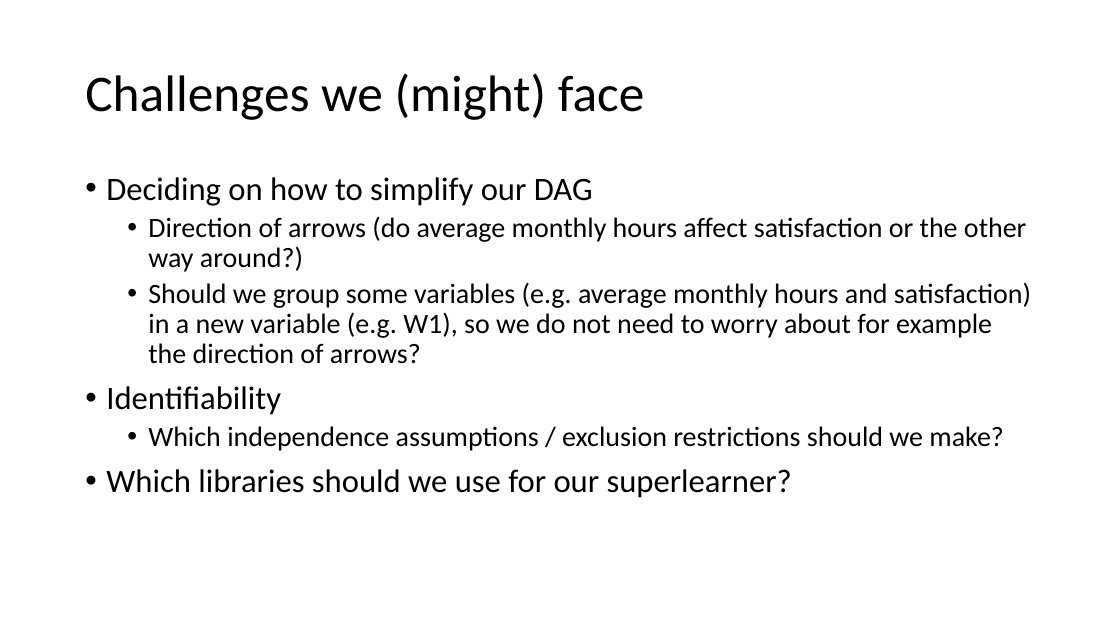
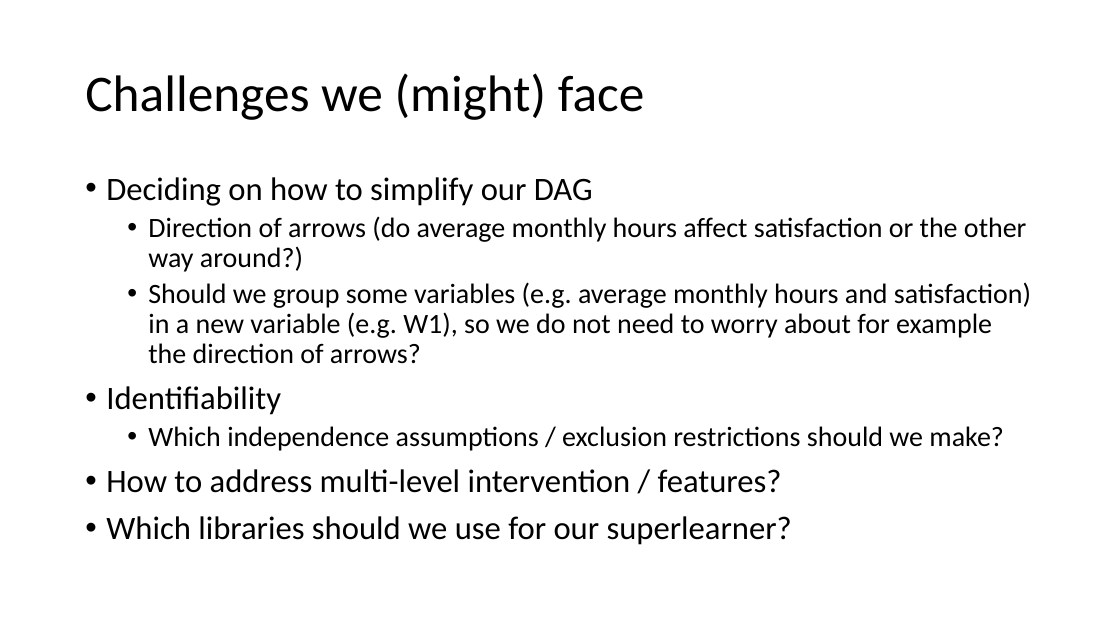
Before and after one commit to josiahdavis/PH252D, a slide deck: slide 5 of Kickoff Presentation.pptx. Drawn at 1120x630 pixels with LibreOffice and Linux fonts; fonts in the diff are those of the drawing. Boxes give left, top, right and bottom in pixels: in the first picture for what was removed or moved away, otherwise in the second. Text is boxed around its words. In the diff, an @@ line names an element or a change of style, - is before the commit and + after.

Commit message:
added a challenge to the presentation

```diff
--- a/Kickoff Presentation.pptx
+++ b/Kickoff Presentation.pptx
@@ text at (x1=106, y1=469, x2=782, y2=493): paragraph added @@
+• How to address multi-level intervention / features?
```
